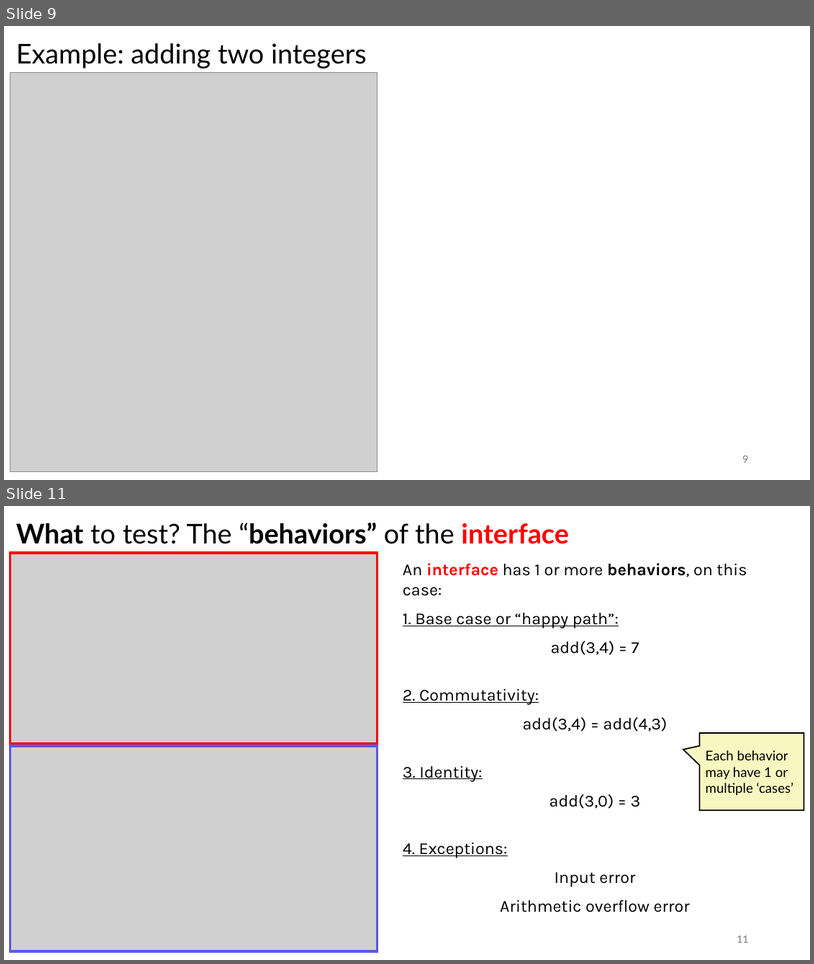
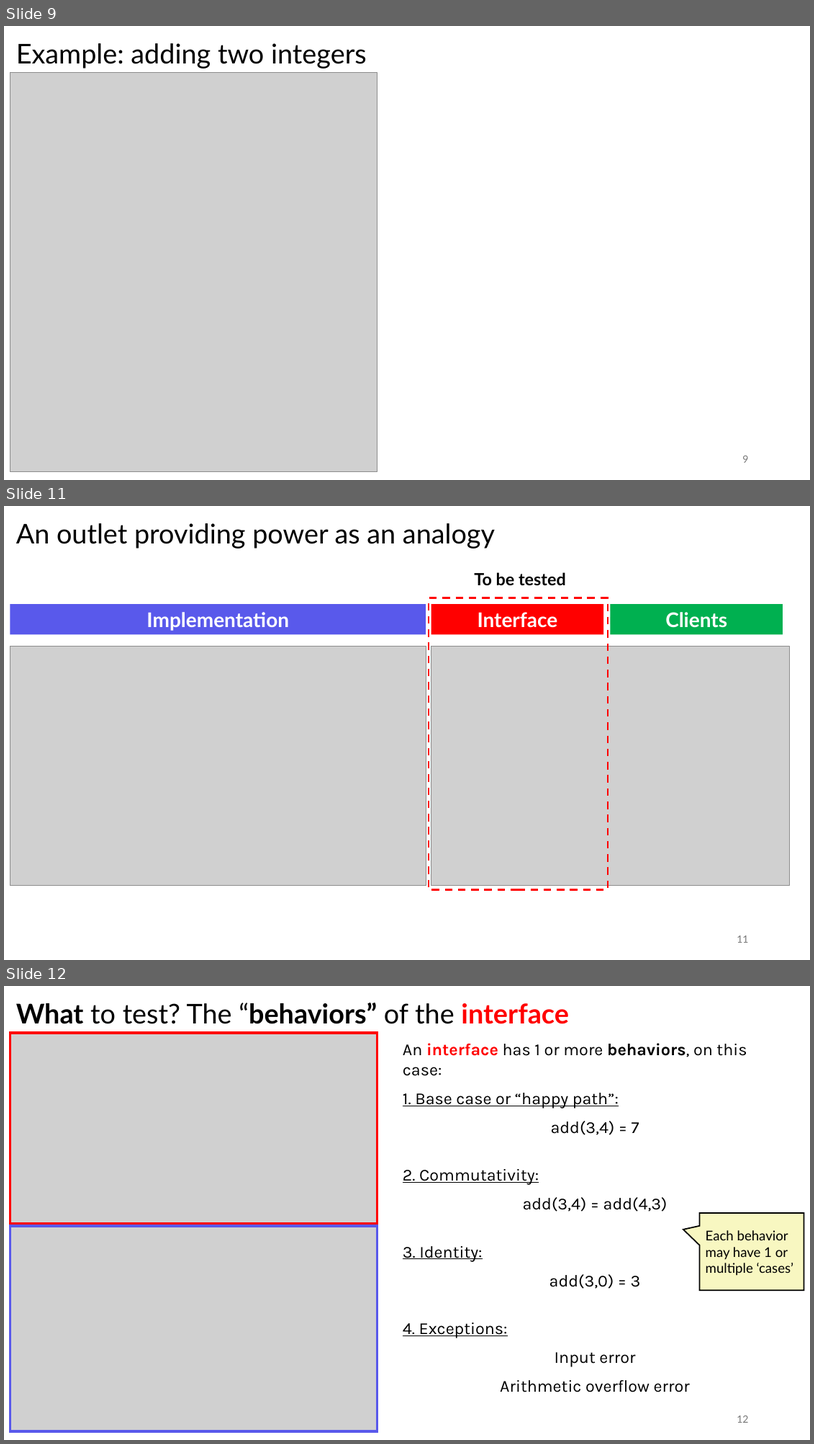
Before and after one commit to sefop/training-testing-python, a slide deck: exercises/unit-tests/instructions.pptx. Shown one above the other, each under a label of ours: slides 9 and 11 before the commit, slides 9, 11 and 12 after it; the slides between them are not shown. The pictures are 814x964 and 814x1444 pixels, drawn with LibreOffice and Linux fonts; fonts in the diff are those of the drawing; grey boxes stand for pictures. Boxes give left, top, right and bottom in pixels: in the first picture for what was removed or moved away, otherwise in the second. Text is boxed around its words. In the diff, an @@ line names an element or a change of style, - is before the commit and + after.

```diff
--- a/exercises/unit-tests/instructions.pptx
+++ b/exercises/unit-tests/instructions.pptx
@@ slide 11 added at (x1=4, y1=506, x2=810, y2=960), background #FFFFFF @@
@@ title added at (x1=16, y1=523, x2=495, y2=548), 32.4 pt, text #000000 @@
+An outlet providing power as an analogy
@@ text added at (x1=474, y1=572, x2=566, y2=586), 20 pt, text #000000, bold @@
+To be tested
@@ rectangle added at (x1=10, y1=604, x2=426, y2=634), fill #5959EB, 24 pt, text #FFFFFF, bold @@
+Implementation
@@ rectangle added at (x1=430, y1=598, x2=608, y2=890), outline #FF0000 2.25 pt dashed @@
@@ rectangle added at (x1=432, y1=604, x2=604, y2=634), fill #FF0000, 24 pt, text #FFFFFF, bold @@
+Interface
@@ rectangle added at (x1=611, y1=604, x2=783, y2=634), fill #00B050, 24 pt, text #FFFFFF, bold @@
+Clients
@@ picture added at (x1=10, y1=646, x2=426, y2=886) @@
@@ picture added at (x1=432, y1=646, x2=790, y2=886) @@
@@ page number added at (x1=737, y1=935, x2=748, y2=942), 12 pt, text #797979 @@
+11
@@ what was slide 11 is now slide 12 @@
@@ page number at (x1=737, y1=1415, x2=748, y2=1422): text changed @@
-11
+12
```
Also in this commit, not shown: 4 slides changed, 1 other slide added, 2 other files.
